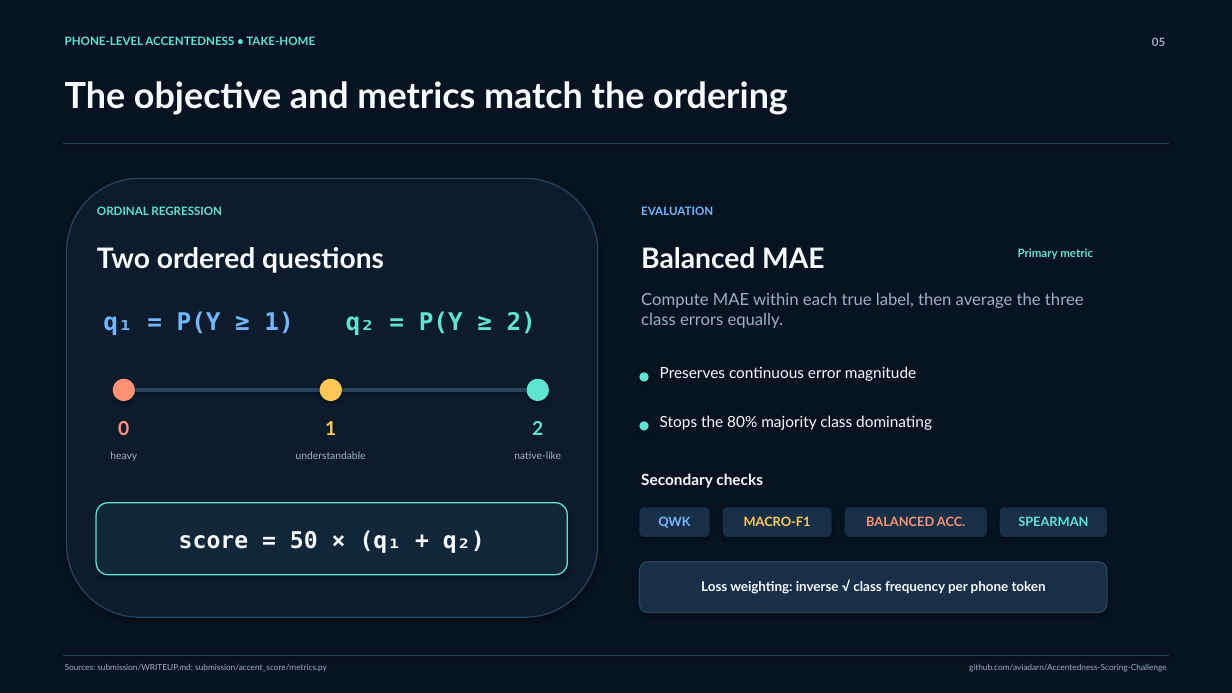
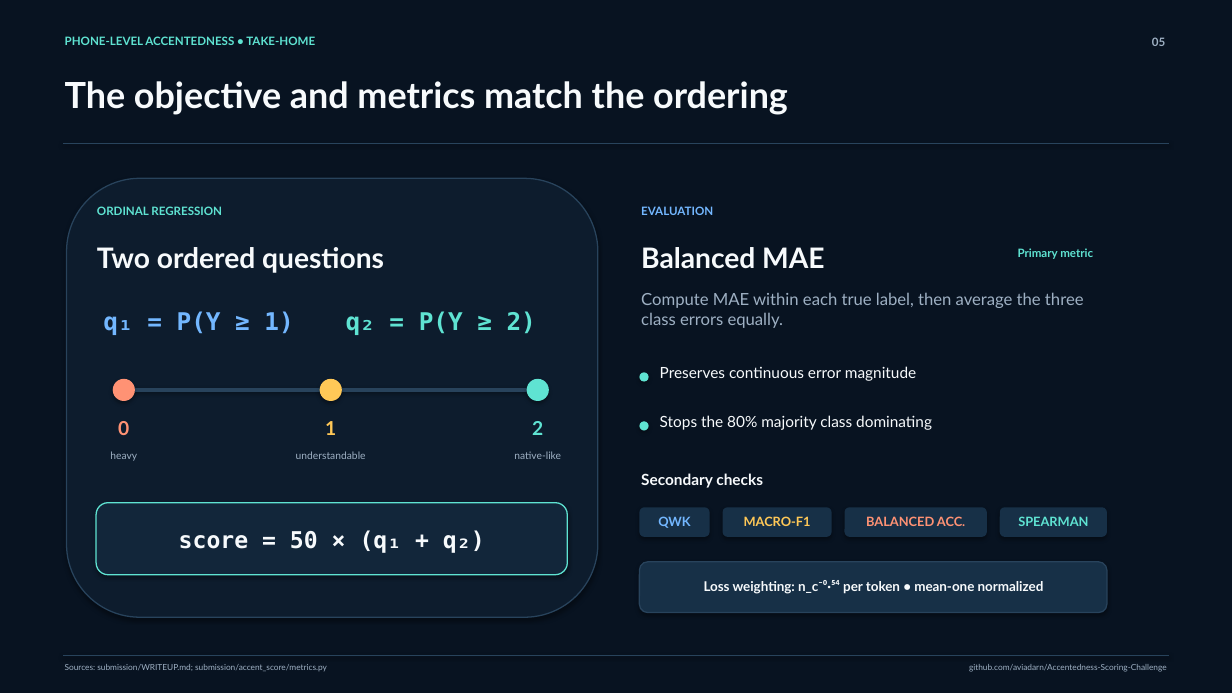
Before and after one commit to aviadarn/Accentedness-Scoring-Challenge, a slide deck: slide 5 of presentation/accentedness-scoring-challenge.pptx. Drawn at 1232x693 pixels with LibreOffice and Linux fonts; fonts in the diff are those of the drawing. Boxes give left, top, right and bottom in pixels: in the first picture for what was removed or moved away, otherwise in the second. Text is boxed around its words. In the diff, an @@ line names an element or a change of style, - is before the commit and + after.

```diff
--- a/presentation/accentedness-scoring-challenge.pptx
+++ b/presentation/accentedness-scoring-challenge.pptx
@@ text at bbox=[704, 580, 1044, 594]: text changed @@
-Loss weighting: inverse √ class frequency per phone token
+Loss weighting: n_c⁻⁰·⁵⁴ per token • mean-one normalized
```
Also in this commit, not shown: 5 other slides changed, 51 other files.
